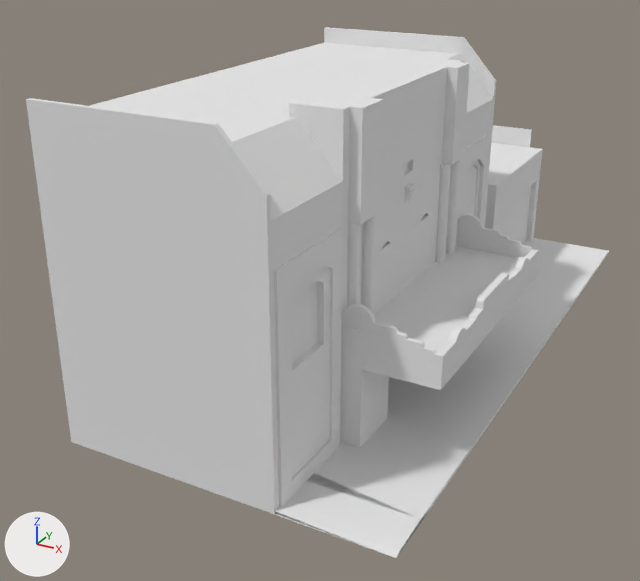
A saved change to the Blender file Assets/Buildings/Streets/Decatur/Baileys 81 Theater.blend.
Rendered twice from a camera (50 mm lens) standing at (7.1, -18.67, 10.18) and looking at (-2.58, -1.08, 1.38). Lighting does not change. The marker at lower left points along +X, +Y and +Z.

Objects in the first picture: 'Mesh1 marquee_side_scallop_1_1 Model.002', 'Mesh4 marquee_side_scallop1 Model.002', 'Mesh7 Model.002'.
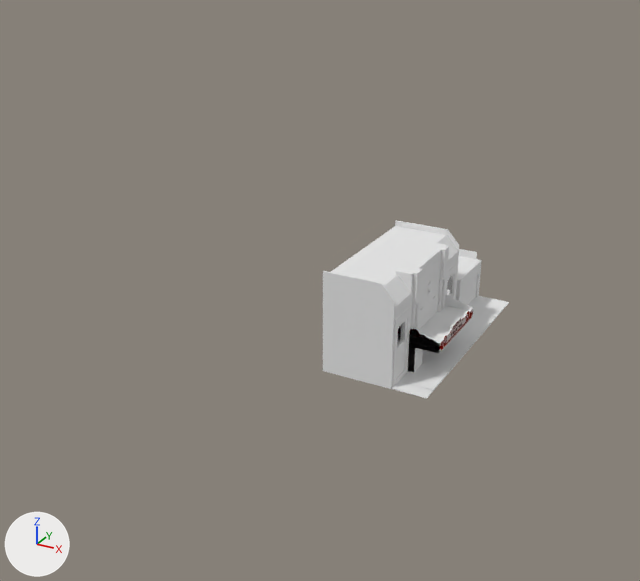
Location of each change, [x1, y1, x2, y2] in pixels of the pictures (640 x 581 px):
'Mesh7 Model.002', deleted: before [26, 27, 609, 558]
'Mesh1 marquee_side_scallop_1_1 Model.002', moved, rescaled (93% wider, 253% taller): before [341, 304, 437, 354]; after [323, 220, 509, 399]
'Mesh4 marquee_side_scallop1 Model.002', deleted: before [457, 214, 532, 250]

Edits to the bpy script that builds the scene:
```text
Remove ob_mesh7_model_002:
    ob_mesh7_model_002 = bpy.data.objects.new('Mesh7 Model.002', me_mesh7_model_002)
    ob_mesh7_model_002.location = (0.0, -7.49, 0.0)
    ob_mesh7_model_002.rotation_euler = (1.571, 0.0, 0.0)  # degrees (90, 0, 0)
    ob_mesh7_model_002.scale = (0.0137, 0.0137, 0.0137)
Remove ob_mesh4_marquee_side_scallop1_model_002:
    ob_mesh4_marquee_side_scallop1_model_002 = bpy.data.objects.new('Mesh4 marquee_side_scallop1 Model.002', me_mesh4_marquee_side_scallop1_model_002)
    ob_mesh4_marquee_side_scallop1_model_002.location = (0.0, -7.49, 0.0)
    ob_mesh4_marquee_side_scallop1_model_002.rotation_euler = (1.571, 0.0, 0.0)  # degrees (90, 0, 0)
    ob_mesh4_marquee_side_scallop1_model_002.scale = (0.0137, 0.0137, 0.0137)
Change ob_mesh1_marquee_side_scallop_1_1_model_002:
    ob_mesh1_marquee_side_scallop_1_1_model_002.location: (0.0, -7.49, 0.0) -> (0.0, -2.4, 0.0)
    ob_mesh1_marquee_side_scallop_1_1_model_002.scale: (0.0137, 0.0137, 0.0137) -> (1.0, 1.0, 1.0)
```
